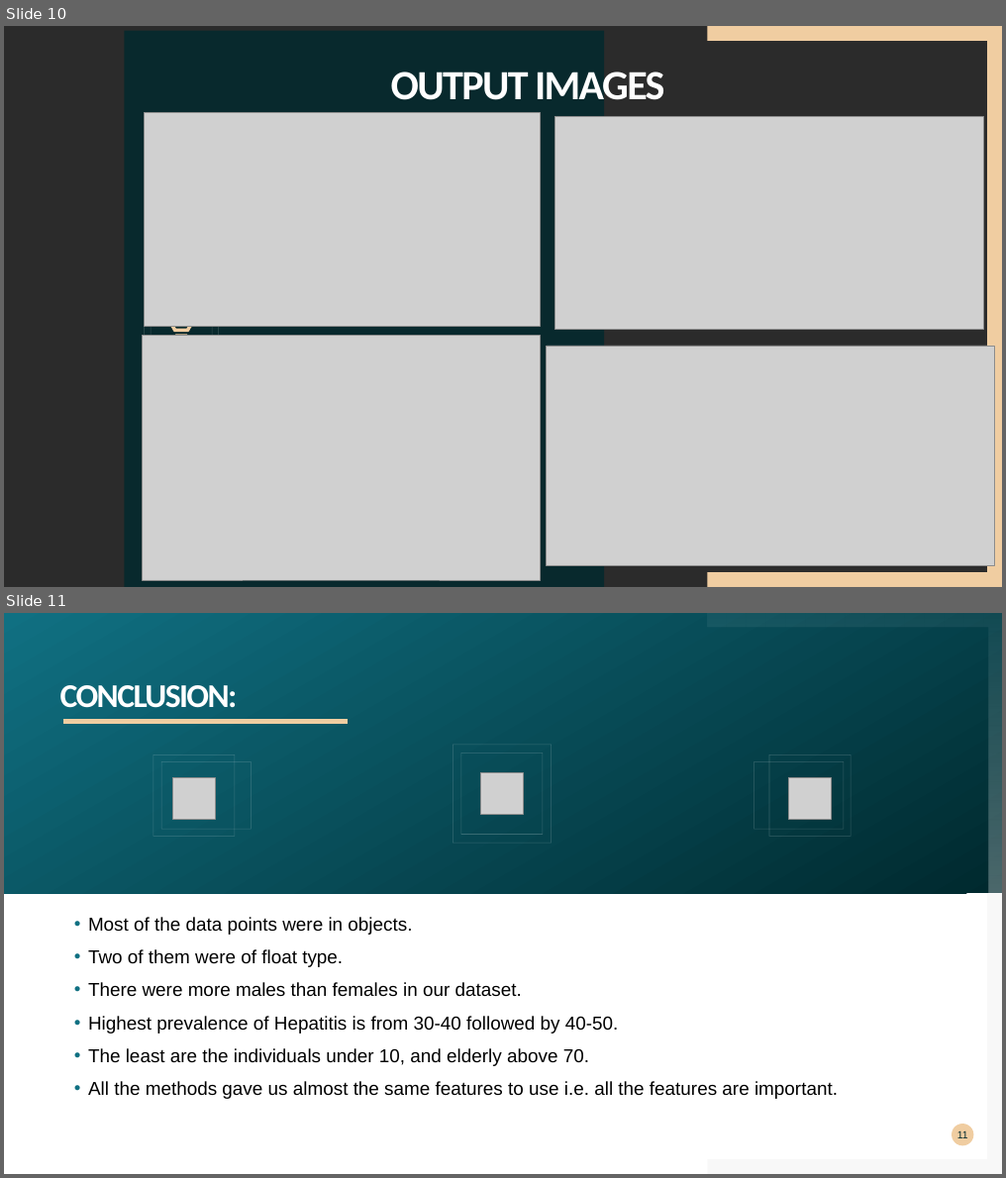
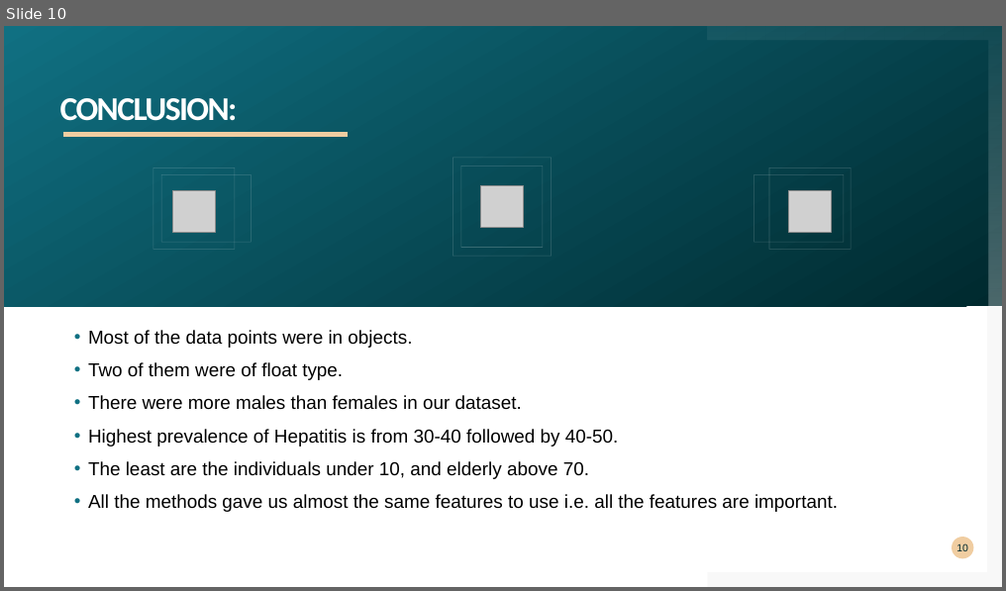
Before and after one commit to Aartideokar/Disease-Mortality-Prediction-Hepatitis-B-, a slide deck: Disease Mortality Prediction PPT.pptx. Shown one above the other, each under a label of ours: slides 10 and 11 before the commit, slide 10 after it. The pictures are 1006x1178 and 1006x591 pixels, drawn with LibreOffice and Linux fonts; fonts in the diff are those of the drawing; grey boxes stand for pictures; background and template pictures are left out; a plain dark background stands for a picture behind light text. Boxes give left, top, right and bottom in pixels: in the first picture for what was removed or moved away, otherwise in the second. Text is boxed around its words. In the diff, an @@ line names an element or a change of style, - is before the commit and + after.

```diff
--- a/Disease Mortality Prediction PPT.pptx
+++ b/Disease Mortality Prediction PPT.pptx
@@ slide 10 removed at (4, 26, 1002, 587), background picture (left out) @@
@@ rectangle removed at (125, 31, 604, 587) @@
@@ freeform shape removed at (707, 26, 1002, 587) @@
@@ title removed at (391, 72, 665, 100) @@
-OUTPUT IMAGES
@@ picture removed at (144, 113, 540, 326) @@
@@ picture removed at (555, 116, 984, 329) @@
@@ rectangle removed at (144, 288, 218, 363) @@
@@ rectangle removed at (151, 294, 212, 356) @@
@@ freeform shape removed at (166, 301, 196, 332) @@
@@ picture removed at (143, 335, 540, 580) @@
@@ freeform shape removed at (174, 335, 189, 338) @@
@@ picture removed at (547, 346, 994, 566) @@
@@ what was slide 11 is now slide 10 @@
@@ page number at (956, 544, 968, 552): text changed @@
-11
+10
```
Also in this commit, not shown: 1 slide changed.
